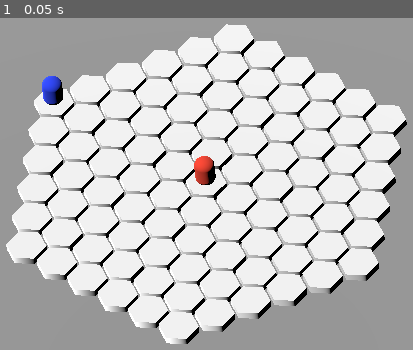
Above: before the commit, frame 1.
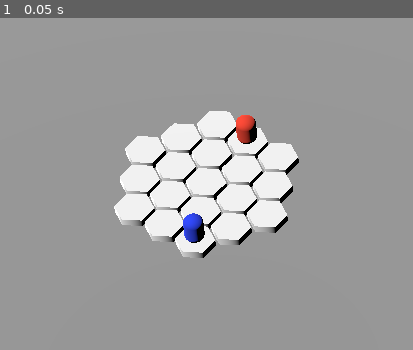
Above: after the commit, the same moment.

Repository: cwahlfeldt/hex-game-2
Game: Godot game, scene res://main.tscn
The game is run twice, just before and just after one commit, with the same random seed, the same clock (stepped at 60 frames per second) and the same inputs.
Inputs:
- Up to frame 1 (0.05 s): no input

The runs differ from the first frame. In frame 1, 50% of the frame differs, in the area x 1-99%, y 1-99%.

Commit message:
working on astar

Diff:
--- a/main.tscn
+++ b/main.tscn
@@ -1,6 +1,6 @@
 [gd_scene load_steps=4 format=3 uid="uid://dpsnxtmh5yx32"]
 
-[ext_resource type="Script" path="res://map.gd" id="1_wuwod"]
+[ext_resource type="PackedScene" uid="uid://bvqvnfbuv8l5p" path="res://map.tscn" id="1_vkypb"]
 
 [sub_resource type="StandardMaterial3D" id="StandardMaterial3D_eq3qc"]
 albedo_color = Color(0.62, 0.62, 0.62, 1)
@@ -9,8 +9,8 @@
 
 [node name="Main" type="Node3D"]
 
-[node name="Map" type="Node3D" parent="."]
-script = ExtResource("1_wuwod")
+[node name="Map" parent="." instance=ExtResource("1_vkypb")]
+MAP_SIZE = 2
 
 [node name="Background" type="MeshInstance3D" parent="."]
 transform = Transform3D(30, 0, 0, 0, 30, 0, 0, 0, 30, 0, -1, 0)
--- a/map.gd
+++ b/map.gd
@@ -12,10 +12,11 @@
 	"startAngle": 0.0
 }
 
-const SIZE = 40
-const ORIGIN = Vector2(0, 0)
+var SIZE = 40
+var ORIGIN = Vector2(0, 0)
 var LAYOUT = layout(SIZE, ORIGIN)
 var HEX_SIZE = 0.55
+@export var MAP_SIZE = 5
 
 var DIRECTIONS = {
 	"northWest": hex(-1, 0, 1),
@@ -25,6 +26,74 @@
 	"south": hex(0, 1, -1),
 	"southEast": hex(1, 0, -1),
 }
+
+var HEX_SCENE = preload("res://hex.tscn")
+var PLAYER_SCENE = preload("res://player.tscn")
+var ENEMY_SCENE = preload("res://enemy.tscn")
+
+# Called when the node enters the scene tree for the first time.
+func _ready() -> void:
+	var grid = draw_grid()
+	draw_players(grid)
+	var astar = AStar3D.new()
+	var i = 0
+
+	for hex in grid:
+		astar.add_point(hex.index, hex.vectors, 1)
+	for hex in grid:
+		for neighbor in hex.neighbors:
+			astar.connect_points(hex.index, neighbor)
+	print(astar.get_point_count())
+
+# Called every frame. 'delta' is the elapsed time since the previous frame.
+func _process(delta: float) -> void:
+	pass
+
+func create_grid_structure():
+	var cubic_grid = hex_shaped_grid(MAP_SIZE)
+	var meters_grid = create_grid_3d_coords(cubic_grid)
+	var merged_grid = []
+	var i = 0
+	for cubic_coord in cubic_grid:
+		var tile_data = {
+			"cubic": cubic_coord,
+			"vectors": meters_grid[i],
+			"neighbors": find_hex_matches(cubic_grid, get_all_neighbors(cubic_coord)),
+			"index": i
+		}
+		merged_grid.append(tile_data)
+		i = i + 1
+	return merged_grid
+
+func draw_grid():
+	var grid = create_grid_structure()
+	print(grid)
+	for hex in grid:
+		var hex_mesh = HEX_SCENE.instantiate()
+		add_child(hex_mesh)
+		hex_mesh.global_transform.origin = hex.vectors
+	return grid
+
+func draw_players(grid_coords):
+	var player_mesh = PLAYER_SCENE.instantiate()
+	var enemy_mesh = ENEMY_SCENE.instantiate()
+	add_child(player_mesh)
+	add_child(enemy_mesh)
+	player_mesh.global_transform.origin = grid_coords[11].vectors
+	enemy_mesh.global_transform.origin = grid_coords[12].vectors
+
+func find_hex_matches(large_array: Array, small_array: Array) -> Array:
+	var matches = []
+	for small_hex in small_array:
+		for i in range(large_array.size()):
+			var large_hex = large_array[i]
+			# Compare all three coordinates
+			if large_hex.q == small_hex.q and \
+			   large_hex.r == small_hex.r and \
+			   large_hex.s == small_hex.s:
+				matches.append(i)
+				break  # Found match for this hex, move to next
+	return matches
 
 func hex(q, r, s):
 	if q + r + s != 0:
@@ -147,10 +216,8 @@
 func shuffle_grid(grid):
 	var size = grid.size() / 4
 	var new_grid = grid.duplicate()
-
 	for i in range(size):
 		new_grid.remove(randi_range(0, grid.size() - 1))
-
 	return new_grid
 
 func hex_to_3d(q, r, s):
@@ -168,62 +235,3 @@
 		var position_3d = hex_to_3d(q, r, s)
 		grid.append(position_3d)
 	return grid
-
-var HEX_SCENE = preload("res://hex.tscn")
-var PLAYER_SCENE = preload("res://player.tscn")
-var ENEMY_SCENE = preload("res://enemy.tscn")
-
-# Called when the node enters the scene tree for the first time.
-func _ready() -> void:
-	var grid = draw_grid()
-	#print(grid)
-	draw_players(grid)
-	create_grid_structure()
-
-# Called every frame. 'delta' is the elapsed time since the previous frame.
-func _process(delta: float) -> void:
-	pass
-
-func create_grid_structure():
-	var cubic_grid = hex_shaped_grid(1)
-	var meters_grid = create_grid_3d_coords(cubic_grid)
-	var merged_grid = []
-	var i = 0
-	for cubic_coord in cubic_grid:
-		var tile_data = {
-			"cubic": cubic_coord,
-			"vectors": meters_grid[i],
-			"neighbors": find_hex_matches(cubic_grid, get_all_neighbors(cubic_coord))
-		}
-		merged_grid.append(tile_data)
-		i = i + 1
-	print(merged_grid)
-
-func find_hex_matches(large_array: Array, small_array: Array) -> Array:
-	var matches = []
-	for small_hex in small_array:
-		for i in range(large_array.size()):
-			var large_hex = large_array[i]
-			# Compare all three coordinates
-			if large_hex.q == small_hex.q and \
-			   large_hex.r == small_hex.r and \
-			   large_hex.s == small_hex.s:
-				matches.append(i)
-				break  # Found match for this hex, move to next
-	return matches
-
-func draw_grid():
-	var grid = hex_shaped_grid(5)
-	var coords = create_grid_3d_coords(grid)
-	for hex_coord in coords:
-		var hex_mesh = HEX_SCENE.instantiate()
-		add_child(hex_mesh)
-		hex_mesh.global_transform.origin = hex_coord
-	return coords
-
-func draw_players(grid_coords):
-	var player_mesh = PLAYER_SCENE.instantiate()
-	var enemy_mesh = ENEMY_SCENE.instantiate()
-	add_child(player_mesh)
-	add_child(enemy_mesh)
-	player_mesh.global_transform.origin = grid_coords[0]
--- /dev/null
+++ b/map.tscn
@@ -0,0 +1,6 @@
+[gd_scene load_steps=2 format=3 uid="uid://bvqvnfbuv8l5p"]
+
+[ext_resource type="Script" path="res://map.gd" id="1_ma3lx"]
+
+[node name="Map" type="Node3D"]
+script = ExtResource("1_ma3lx")
